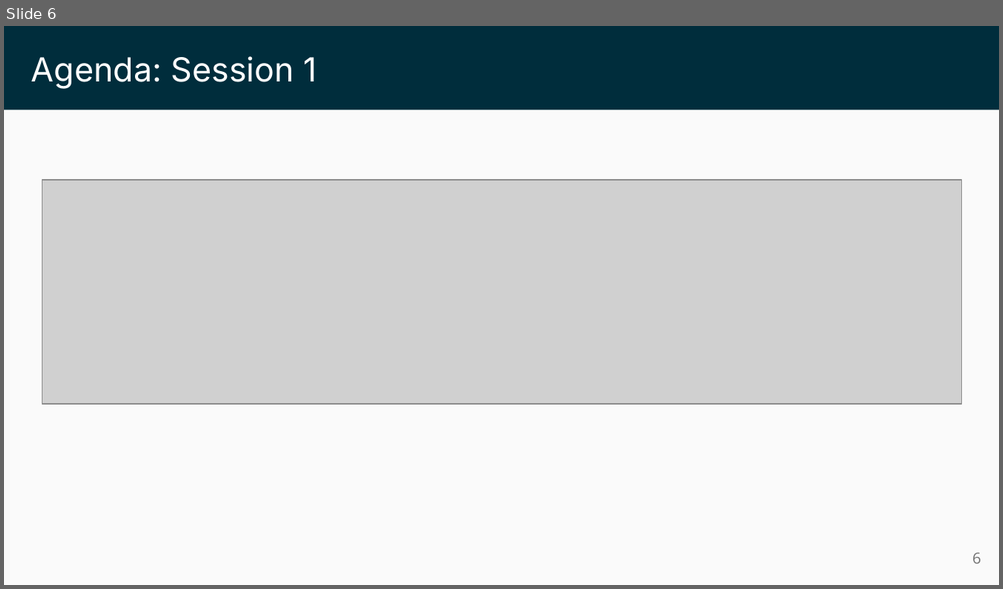
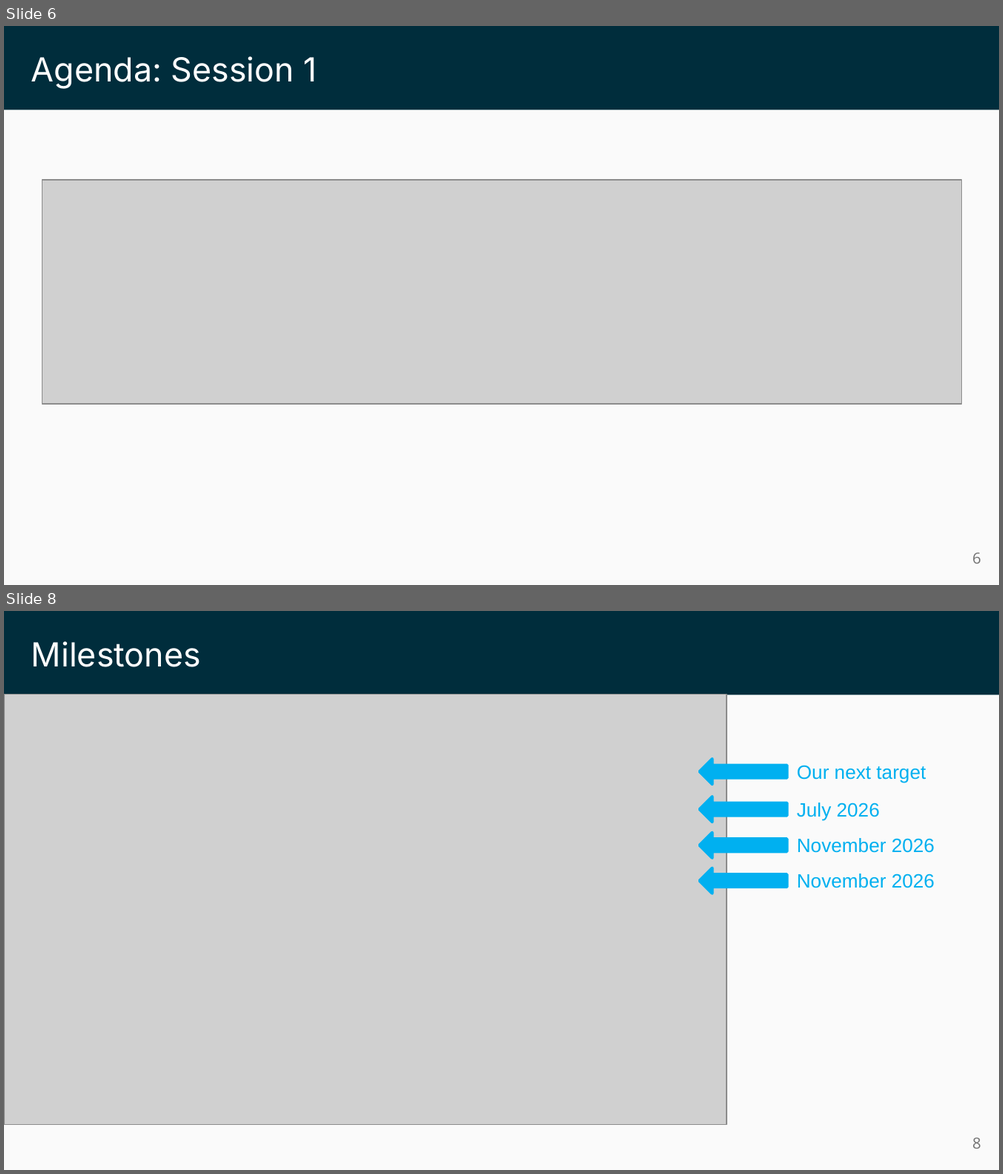
Before and after one commit to ietf-wg-nmop/IETF-Meetings, a slide deck: 125/slides/slides-125-nmop-chair-slides-session1.pptx. Shown one above the other, each under a label of ours: slide 6 before the commit, slides 6 and 8 after it; the slides between them are not shown. The pictures are 1003x589 and 1003x1174 pixels, drawn with LibreOffice and Linux fonts; fonts in the diff are those of the drawing; grey boxes stand for pictures. Boxes give left, top, right and bottom in pixels: in the first picture for what was removed or moved away, otherwise in the second. Text is boxed around its words. In the diff, an @@ line names an element or a change of style, - is before the commit and + after.

Commit message:
Added slides for document status and milestones in ietf125

```diff
--- a/125/slides/slides-125-nmop-chair-slides-session1.pptx
+++ b/125/slides/slides-125-nmop-chair-slides-session1.pptx
@@ slide 8 added at box(4, 611, 999, 1170), background #002D3C; not listed: 1 template element that a slide beside it also shows @@
@@ title added at box(31, 641, 201, 667), 24 pt, text #FFFFFF @@
+Milestones
@@ picture added at box(4, 695, 726, 1125) @@
@@ left arrow added at box(699, 759, 787, 785), fill #00B0F0, outline #00B0F0 2 pt @@
@@ text added at box(797, 765, 925, 783), 14 pt, text #00B0F0 @@
+Our next target
@@ left arrow added at box(699, 797, 787, 823), fill #00B0F0, outline #00B0F0 2 pt @@
@@ text added at box(797, 803, 879, 821), 14 pt, text #00B0F0 @@
+July 2026
@@ left arrow added at box(699, 833, 787, 859), fill #00B0F0, outline #00B0F0 2 pt @@
@@ text added at box(797, 838, 934, 853), 14 pt, text #00B0F0 @@
+November 2026
@@ left arrow added at box(699, 869, 787, 894), fill #00B0F0, outline #00B0F0 2 pt @@
@@ text added at box(797, 874, 934, 889), 14 pt, text #00B0F0 @@
+November 2026
@@ page number added at box(972, 1138, 981, 1149), 11 pt, text #737373 @@
+8
```
Also in this commit, not shown: 1 other slide added, 1 other file.
